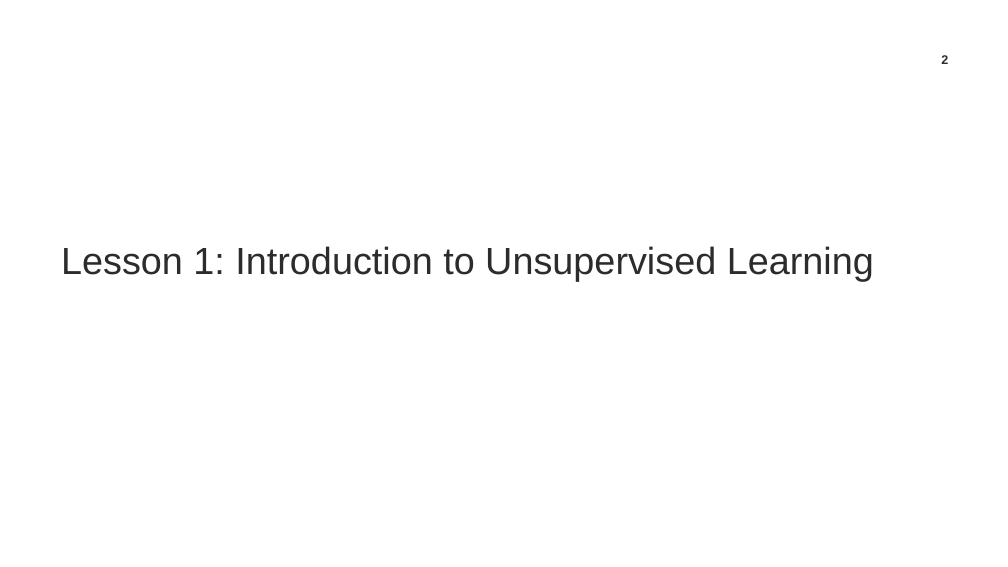
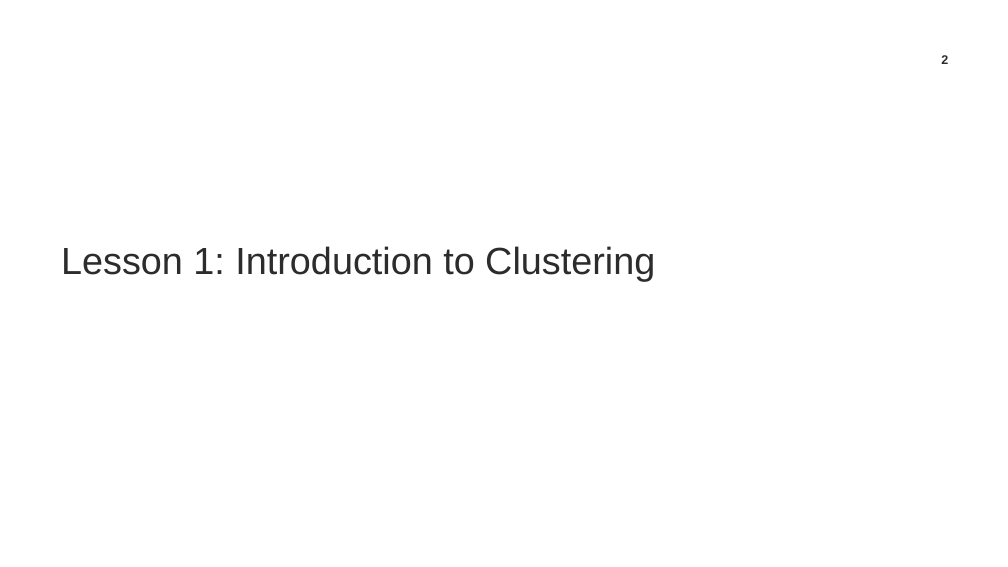
Before and after one commit to TrainingByPackt/Applied-Unsupervised-Learning-with-Python, a slide deck: slide 2 of CH1/Chapter1_PPT.pptx. Drawn at 1008x567 pixels with LibreOffice and Linux fonts; fonts in the diff are those of the drawing; background and template pictures are left out. Boxes give left, top, right and bottom in pixels: in the first picture for what was removed or moved away, otherwise in the second. Text is boxed around its words. In the diff, an @@ line names an element or a change of style, - is before the commit and + after.

```diff
--- a/CH1/Chapter1_PPT.pptx
+++ b/CH1/Chapter1_PPT.pptx
@@ title at (61, 246, 655, 281): text changed @@
-Lesson 1: Introduction to Unsupervised Learning
+Lesson 1: Introduction to Clustering
```
Also in this commit, not shown: 10 other slides changed, 22 slides added, 45 slides removed, 1 other file.
